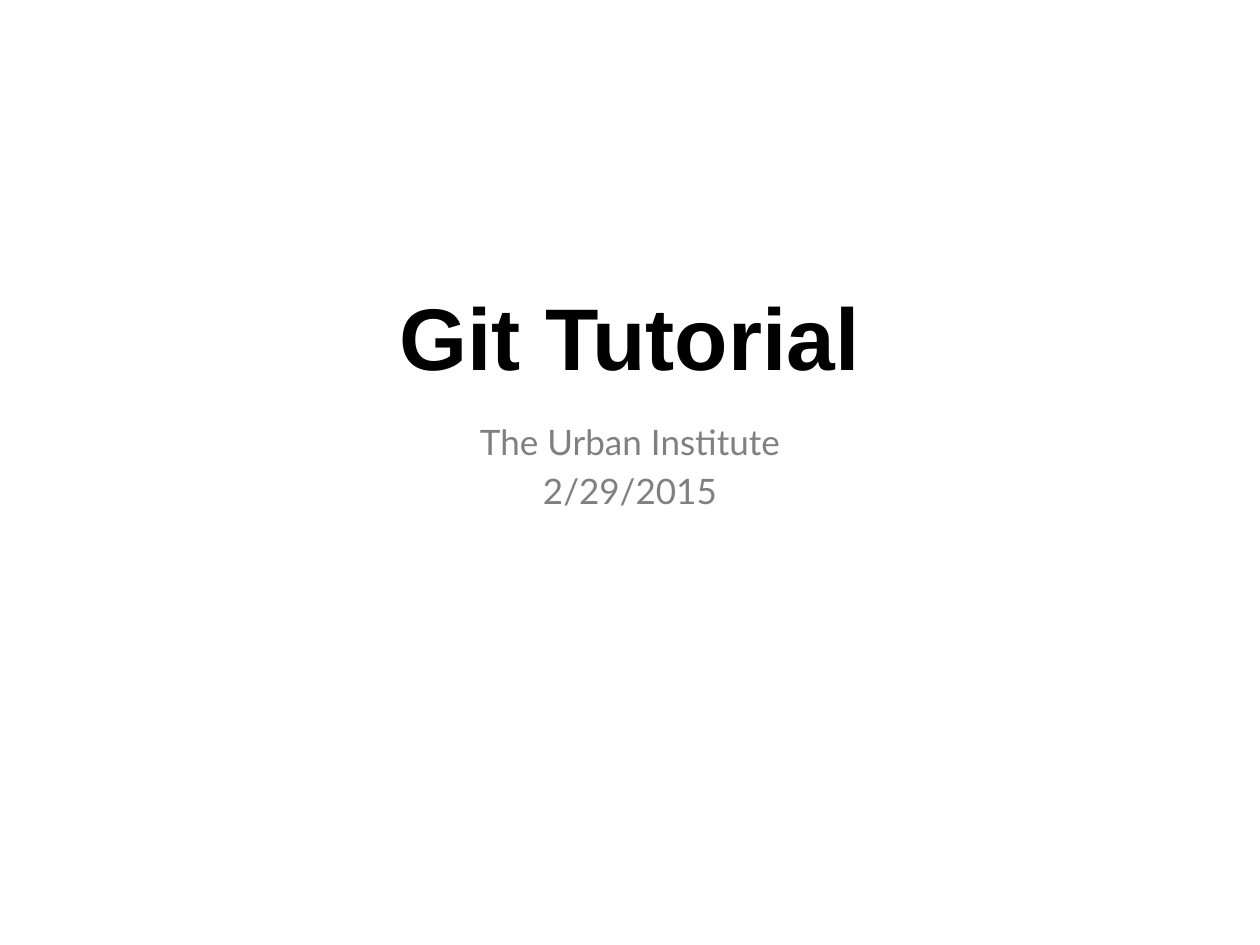
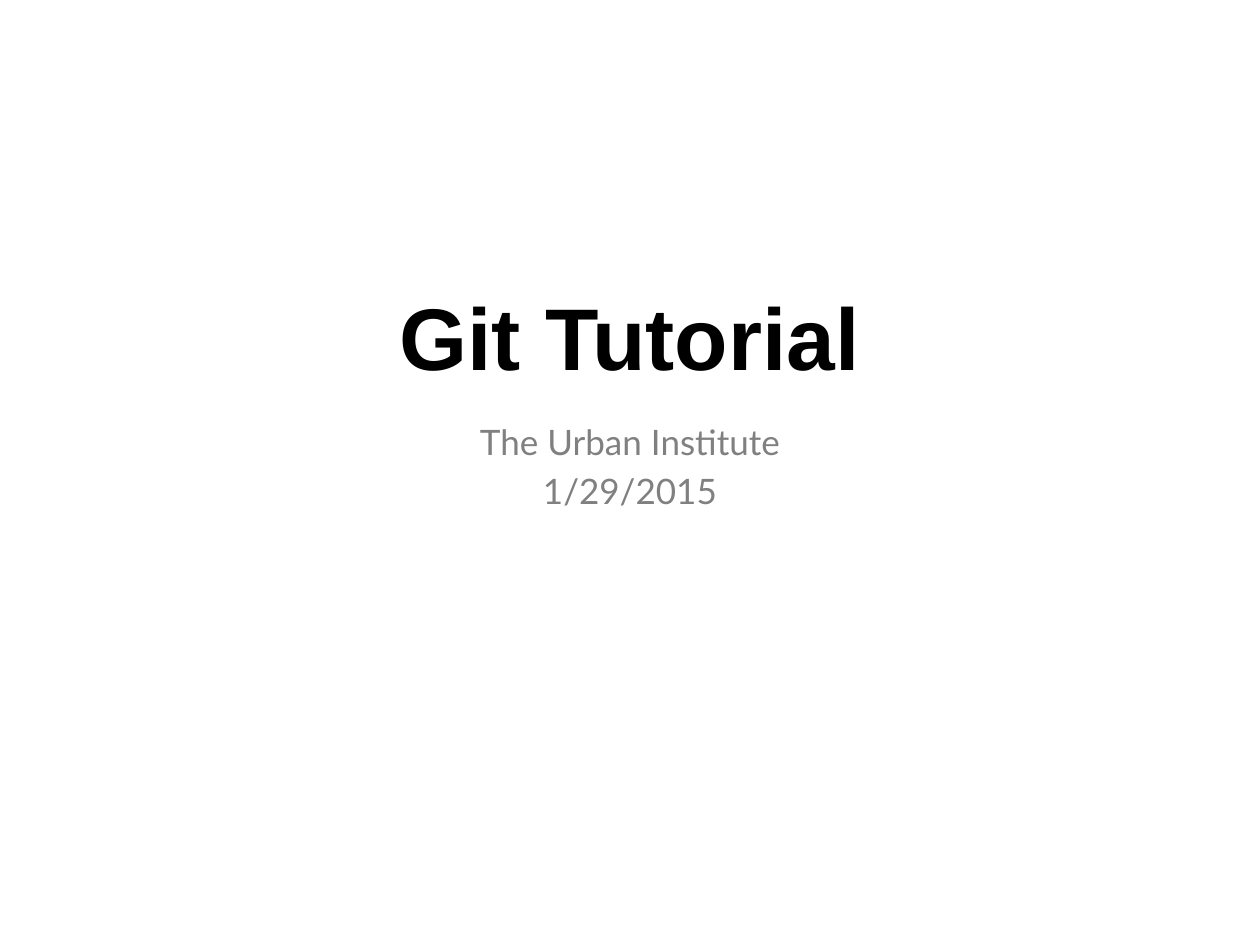
Before and after one commit to UrbanInstitute/git-tutorial, a slide deck: slide 1 of workshop/git_presentation.pptx. Drawn at 1260x945 pixels with LibreOffice and Linux fonts; fonts in the diff are those of the drawing. Boxes give left, top, right and bottom in pixels: in the first picture for what was removed or moved away, otherwise in the second. Text is boxed around its words. In the diff, an @@ line names an element or a change of style, - is before the commit and + after.

Commit message:
ppt tweaks and typo

```diff
--- a/workshop/git_presentation.pptx
+++ b/workshop/git_presentation.pptx
@@ text at (543, 478, 717, 506): text changed @@
-2/29/2015
+1/29/2015
```
Also in this commit, not shown: 1 other slide changed, 1 slide added.
